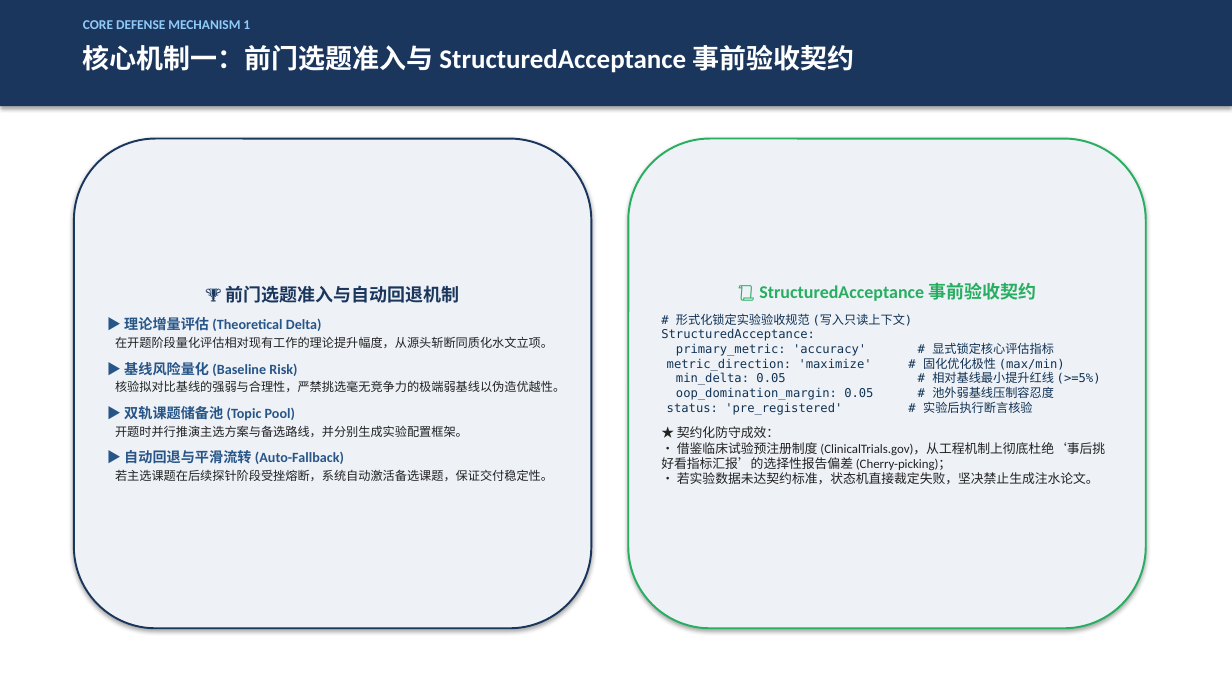
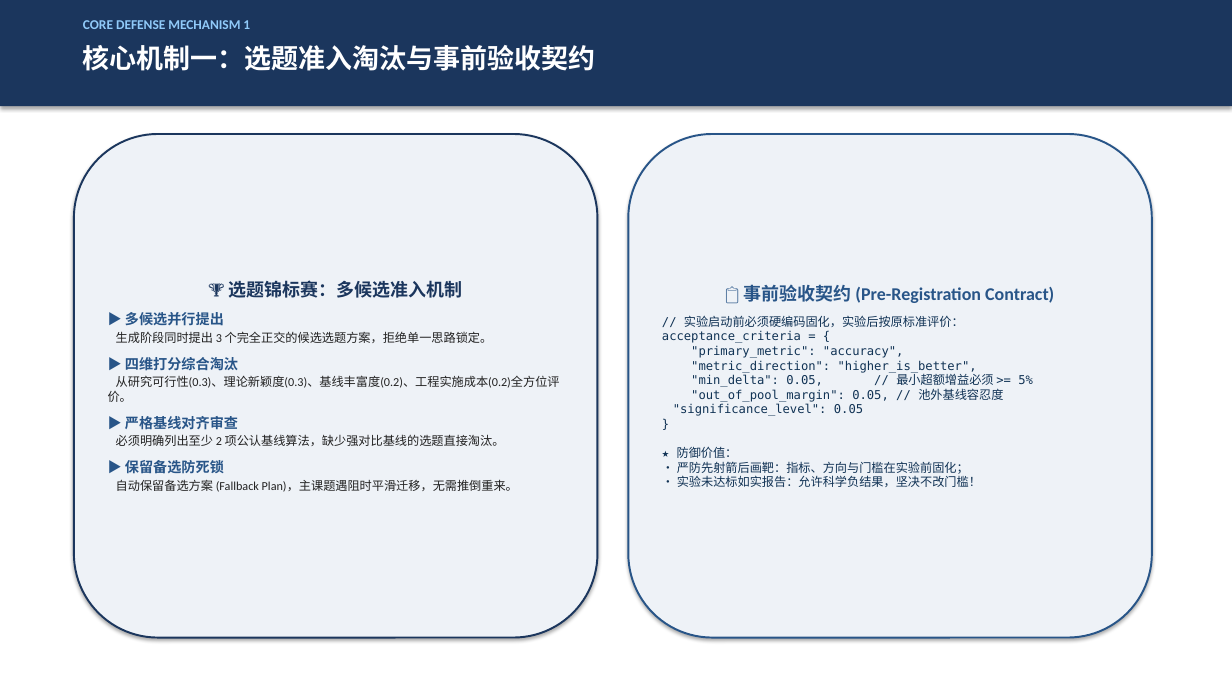
Before and after one commit to MieSheeeep/JiuwenSwarmPaperAgent, a slide deck: slide 4 of docs/第6组项目汇报PPT_终版.pptx. Drawn at 1232x693 pixels with LibreOffice and Linux fonts; fonts in the diff are those of the drawing. Boxes give left, top, right and bottom in pixels: in the first picture for what was removed or moved away, otherwise in the second. Text is boxed around its words. In the diff, an @@ line names an element or a change of style, - is before the commit and + after.

```diff
--- a/docs/第6组项目汇报PPT_终版.pptx
+++ b/docs/第6组项目汇报PPT_终版.pptx
@@ text at [83, 45, 595, 71]: text changed @@
-核心机制一：前门选题准入与 StructuredAcceptance 事前验收契约
+核心机制一：选题准入淘汰与事前验收契约
@@ rounded rectangle "🏆 选题锦标赛：多候选准入机制": place and size @@
-rounded rectangle "🏆 选题锦标赛：多候选准入机制" at [74, 139, 592, 628]
+rounded rectangle "🏆 选题锦标赛：多候选准入机制" at [74, 134, 598, 638]
@@ rounded rectangle "📋 事前验收契约 (Pre-Registration Contract)": place and size @@
-rounded rectangle "📋 事前验收契约 (Pre-Registration Contract)" at [628, 139, 1146, 628]
+rounded rectangle "📋 事前验收契约 (Pre-Registration Contract)" at [628, 134, 1153, 638]
@@ rounded rectangle "📋 事前验收契约 (Pre-Registration Contract)" at [628, 134, 1153, 638]: outline #27AE60 1.5 pt to #285588 1.5 pt @@
@@ text in rounded rectangle at [108, 280, 560, 492]: text changed @@
-🏆 前门选题准入与自动回退机制
-▶ 理论增量评估 (Theoretical Delta)
-在开题阶段量化评估相对现有工作的理论提升幅度，从源头斩断同质化水文立项。
-▶ 基线风险量化 (Baseline Risk)
-核验拟对比基线的强弱与合理性，严禁挑选毫无竞争力的极端弱基线以伪造优越性。
-▶ 双轨课题储备池 (Topic Pool)
-开题时并行推演主选方案与备选路线，并分别生成实验配置框架。
-▶ 自动回退与平滑流转 (Auto-Fallback)
-若主选课题在后续探针阶段受挫熔断，系统自动激活备选课题，保证交付稳定性。
+🏆 选题锦标赛：多候选准入机制
+▶ 多候选并行提出
+生成阶段同时提出 3 个完全正交的候选选题方案，拒绝单一思路锁定。
+▶ 四维打分综合淘汰
+从研究可行性(0.3)、理论新颖度(0.3)、基线丰富度(0.2)、工程实施成本(0.2)全方位评价。
+▶ 严格基线对齐审查
+必须明确列出至少 2 项公认基线算法，缺少强对比基线的选题直接淘汰。
+▶ 保留备选防死锁
+自动保留备选方案 (Fallback Plan)，主课题遇阻时平滑迁移，无需推倒重来。
@@ text in rounded rectangle at [662, 284, 1054, 487]: text changed @@
-📜 StructuredAcceptance 事前验收契约
-# 形式化锁定实验验收规范 (写入只读上下文)
-StructuredAcceptance:
-primary_metric: 'accuracy' # 显式锁定核心评估指标
-metric_direction: 'maximize' # 固化优化极性 (max/min)
-min_delta: 0.05 # 相对基线最小提升红线 (>=5%)
-oop_domination_margin: 0.05 # 池外弱基线压制容忍度
-status: 'pre_registered' # 实验后执行断言核验
-★ 契约化防守成效：
-• 借鉴临床试验预注册制度 (ClinicalTrials.gov)，从工程机制上彻底杜绝‘事后挑好看指标汇报’的选择性报告偏差 (Cherry-picking)；
-• 若实验数据未达契约标准，状态机直接裁定失败，坚决禁止生成注水论文。
+📋 事前验收契约 (Pre-Registration Contract)
+// 实验启动前必须硬编码固化，实验后按原标准评价：
+acceptance_criteria = {
+"primary_metric": "accuracy",
+"metric_direction": "higher_is_better",
+"min_delta": 0.05, // 最小超额增益必须 >= 5%
+"out_of_pool_margin": 0.05, // 池外基线容忍度
+"significance_level": 0.05
+}
+★ 防御价值：
+• 严防先射箭后画靶：指标、方向与门槛在实验前固化；
+• 实验未达标如实报告：允许科学负结果，坚决不改门槛！
```
Also in this commit, not shown: 13 other slides changed, 2 slides added, 2 slides removed, 13 other files.
